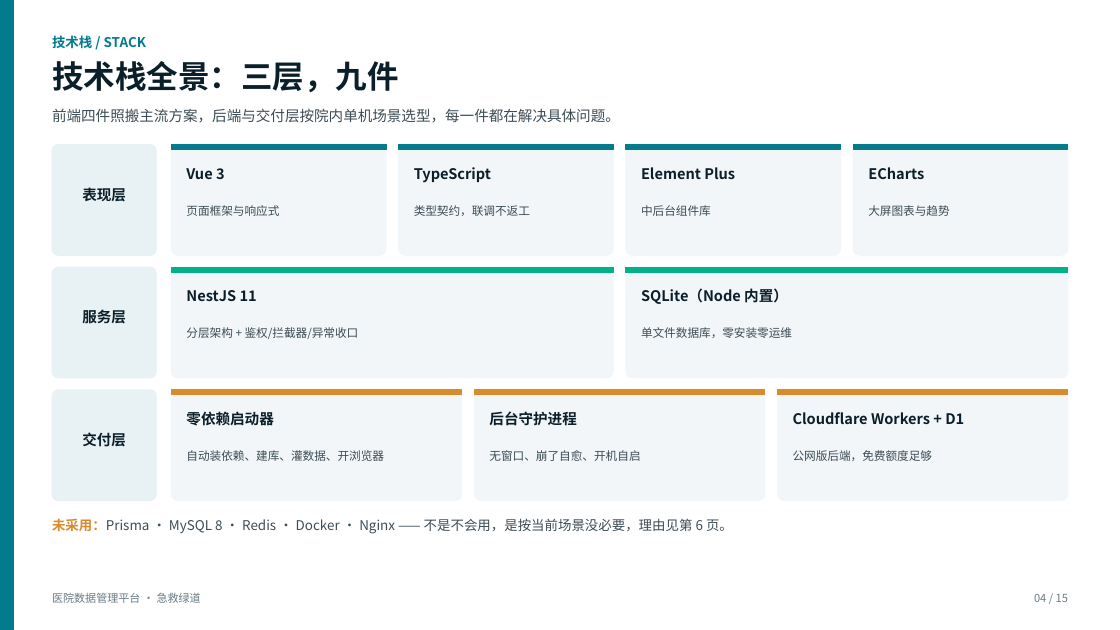
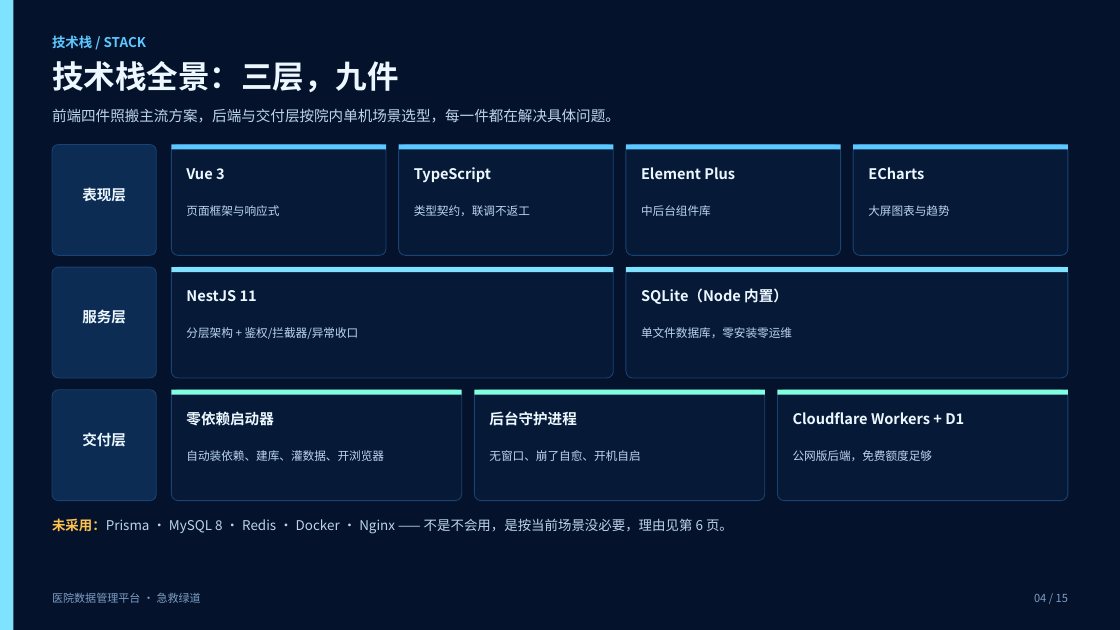
Before and after one commit to popostar11/hospital-data-platform, a slide deck: slide 4 of docs/ppt/医院数据管理平台-项目汇报.pptx. Drawn at 1120x630 pixels with LibreOffice and Linux fonts; fonts in the diff are those of the drawing. Boxes give left, top, right and bottom in pixels: in the first picture for what was removed or moved away, otherwise in the second. Text is boxed around its words. In the diff, an @@ line names an element or a change of style, - is before the commit and + after.

Commit message:
style(ppt): 两份演示稿改用大屏同色系（深色）
配色不再借用参考稿的青绿，改为直接取大屏自身的样式令牌：
  --c-bg-deep #02091A / --c-bg #04122B / 面板叠底 #08224A
  --c-line 柔和化 #1A4272 / --c-cyan #7FE3FF / --c-value #7FFFE0
  --c-text #DCEFFF / --c-text-dim #8FB4DC

改动范围：
- 两份脚本都改为令牌化配色，并支持 --light 切回浅色（便于打印）
- 内容页显式铺一层底色（深色主题必需），卡片加描边、表格换深色表头
- 深色底让大屏与后台截图与版面融为一体，比浅色底更贴合产品

顺带修掉两处构建脚本缺陷：
- band() 的两处调用误把「段落字典」当「run 列表」传入（KeyError: 't'）
- build-ppt.py 缺 import sys，且全局字符串替换误伤了调色板定义本身
  （出现 LABEL_ON_DARK = LABEL_ON_DARK 之类自引用）

验收：两份均为 16:9、0 个形状越界、check_office 结构与内容断言通过、渲染无缺字。

```diff
--- a/docs/ppt/医院数据管理平台-项目汇报.pptx
+++ b/docs/ppt/医院数据管理平台-项目汇报.pptx
@@ rectangle at (0, 0, 13, 630): fill #027C8C to #7FE3FF; outline #027C8C 0.75 pt to none @@
@@ rectangle added at (0, 0, 1120, 630), fill #04122B @@
@@ text "技术栈 / STACK" at (52, 35, 146, 48): text colour #027C8C to #5CC8FF @@
@@ fill #027C8C to #5CC8FF; outline #027C8C 0.75 pt to none in 4 elements at (171, 145, 386, 150), (399, 145, 614, 150), (626, 145, 841, 150), (854, 145, 1069, 150) @@
@@ rectangle at (171, 267, 613, 272): fill #02B08A to #7FE3FF; outline #02B08A 0.75 pt to none @@
@@ rectangle at (626, 267, 1068, 272): fill #02B08A to #7FE3FF; outline #02B08A 0.75 pt to none @@
@@ fill #E8F1F3 to #0C2C54; outline #E8F1F3 0.75 pt to #1A4272 0.75 pt in 3 elements at (52, 145, 156, 255), (52, 267, 156, 378), (52, 390, 156, 501) @@
@@ fill #F2F6F8 to #061A38; outline #F2F6F8 0.75 pt to #1A4272 0.75 pt in 9 elements at (171, 145, 386, 255), (399, 145, 614, 255), (626, 145, 841, 255), (854, 145, 1069, 255), (171, 267, 613, 378), (626, 267, 1068, 378), (171, 390, 462, 501), (475, 390, 765, 501), (778, 390, 1069, 501) @@
@@ fill #D98B2B to #7FFFE0; outline #D98B2B 0.75 pt to none in 3 elements at (171, 390, 462, 395), (475, 390, 765, 395), (778, 390, 1069, 395) @@
@@ text colour #0B1F2A to #ECF7FF in 13 elements at (52, 61, 399, 92), (82, 187, 126, 201), (186, 168, 225, 179), (414, 167, 491, 183), (641, 167, 735, 179), (868, 167, 924, 179), (82, 310, 126, 323), (186, 290, 257, 301), (641, 288, 788, 304), (82, 432, 126, 447), (186, 412, 273, 425), (489, 411, 576, 426), (793, 412, 964, 424) @@
@@ text colour #3D4C55 to #BBD4EC in 10 elements at (52, 108, 620, 122), (186, 205, 279, 216), (414, 205, 530, 216), (641, 205, 711, 216), (868, 205, 949, 216), (186, 327, 359, 339), (641, 327, 792, 338), (186, 450, 384, 461), (489, 450, 640, 461), (793, 450, 933, 461) @@
@@ text "未采用：Prisma · MySQL 8 · ..." at (52, 518, 733, 534): text colour #D98B2B to #FFC24D in "未采用：Prisma"; text colour #3D4C55 to #BBD4EC @@
@@ text "医院数据管理平台 · 急救绿道" at (52, 593, 201, 603): text colour #6B7C85 to #7E9EC4 @@
@@ text "04 / 15" at (1034, 594, 1068, 602): text colour #6B7C85 to #7E9EC4 @@
```
Also in this commit, not shown: 14 other slides changed, 3 other files.
